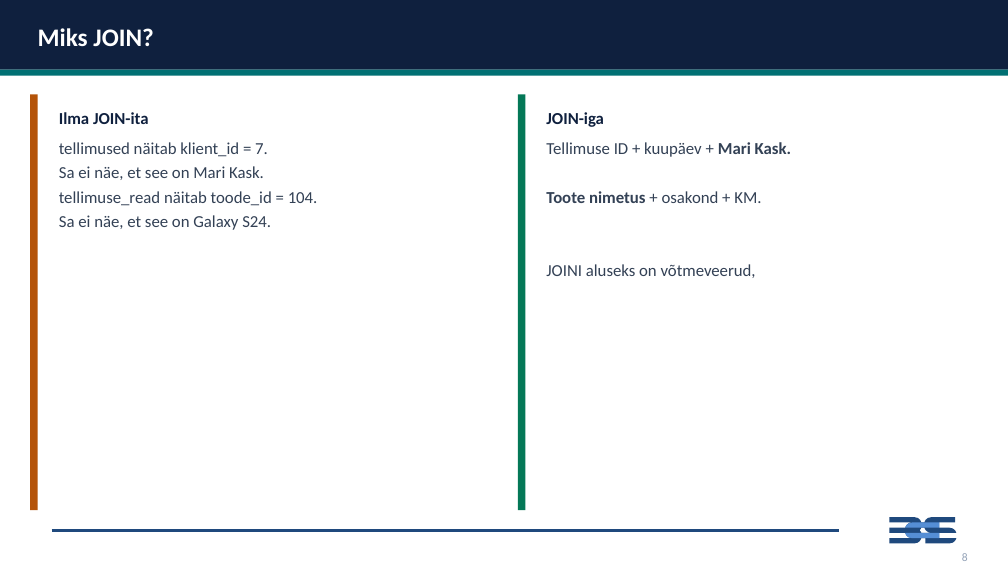
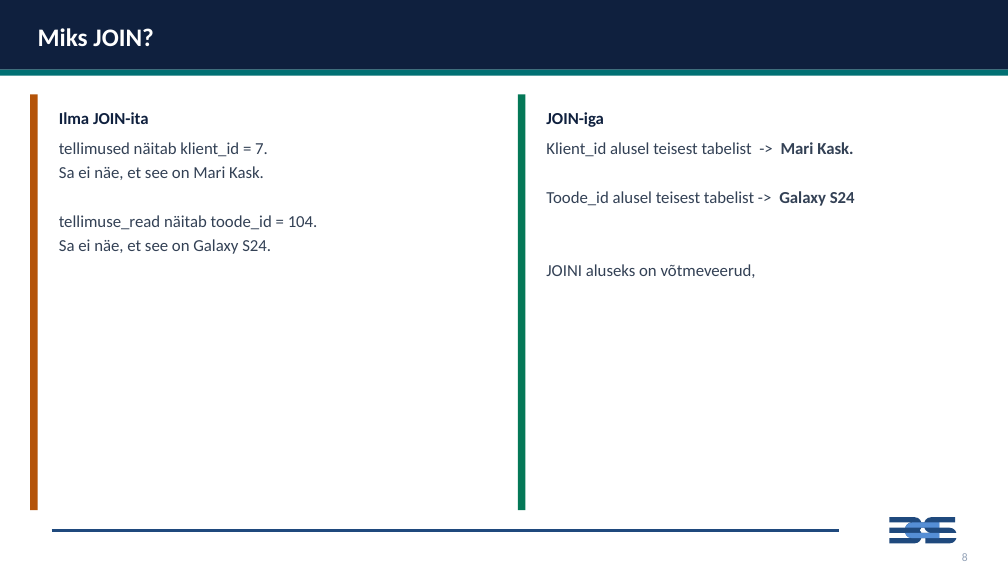
Before and after one commit to emilieabel/andmetarkus, a slide deck: slide 4 of Materjalid/Day8 SQL/8-paev-andmetarkus-esitlus.pptx. Drawn at 1008x567 pixels with LibreOffice and Linux fonts; fonts in the diff are those of the drawing. Boxes give left, top, right and bottom in pixels: in the first picture for what was removed or moved away, otherwise in the second. Text is boxed around its words. In the diff, an @@ line names an element or a change of style, - is before the commit and + after.

Commit message:
e7

```diff
--- a/Materjalid/Day8 SQL/8-paev-andmetarkus-esitlus.pptx
+++ b/Materjalid/Day8 SQL/8-paev-andmetarkus-esitlus.pptx
@@ text "tellimused näitab klient_id = 7." rewrapped from (x1=59, y1=142, x2=318, y2=230) to (x1=59, y1=142, x2=318, y2=254) @@
@@ text at (x1=546, y1=142, x2=855, y2=206): text changed @@
-Tellimuse ID + kuupäev + Mari Kask.
-Toote nimetus + osakond + KM.
+Klient_id alusel teisest tabelist -> Mari Kask.
+Toode_id alusel teisest tabelist -> Galaxy S24
```
Also in this commit, not shown: 2 other slides changed.
